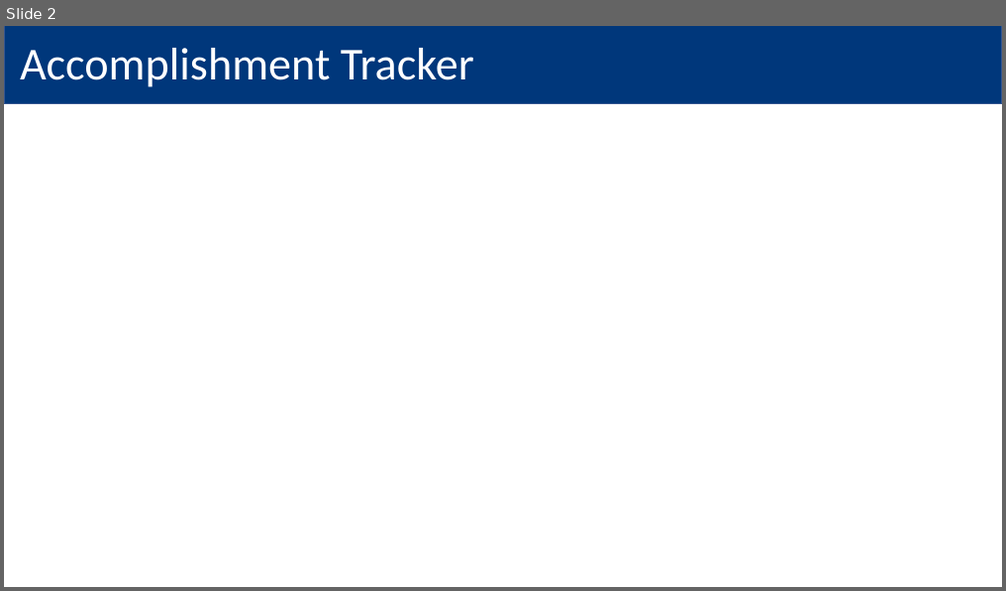
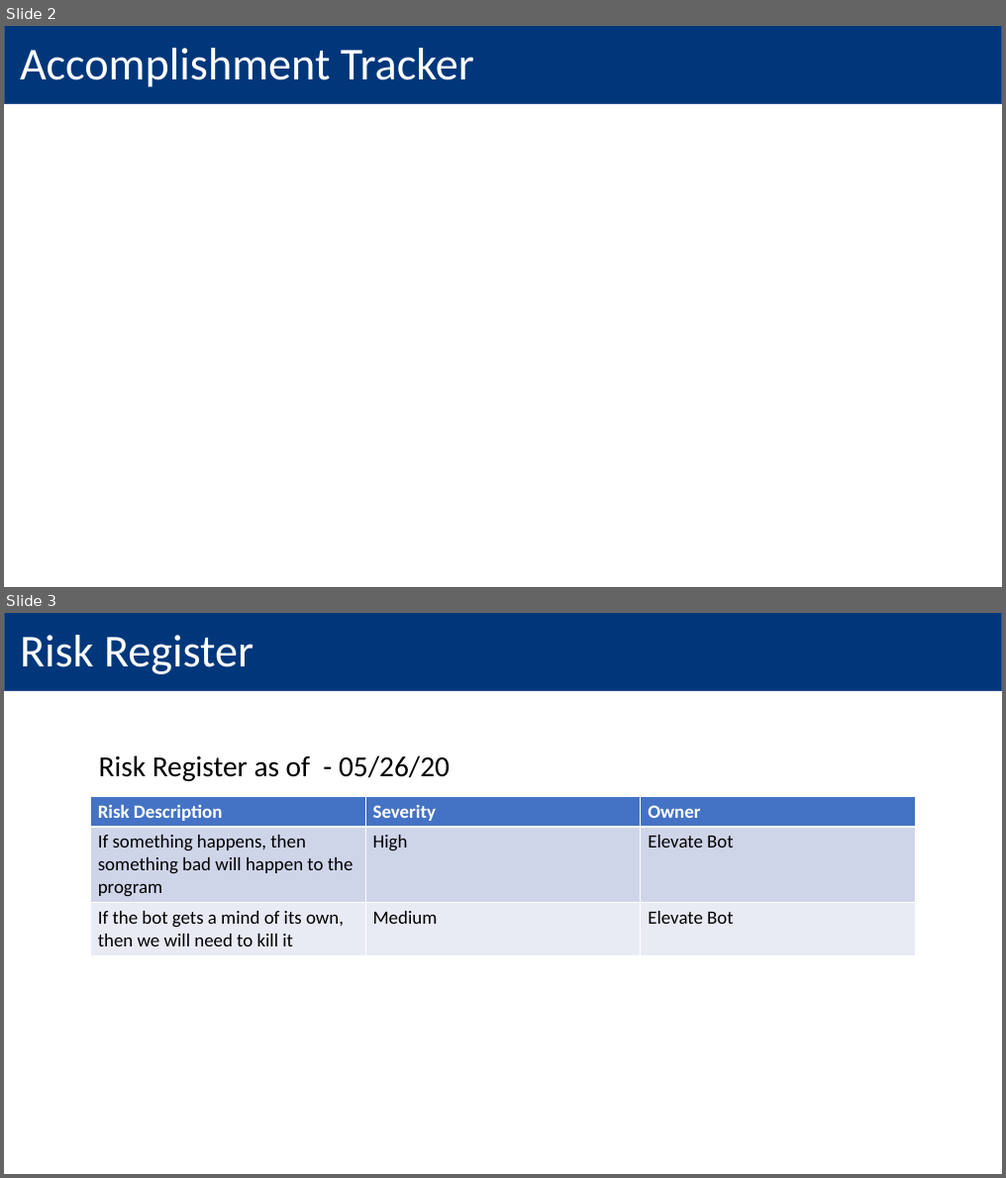
Before and after one commit to MindPetalSoftwareSolutions/VerticalApps_PMO-Bot, a slide deck: Data/Output/Robotic Process Automation PMO.pptx. Shown one above the other, each under a label of ours: slide 2 before the commit, slides 2 and 3 after it. The pictures are 1006x591 and 1006x1178 pixels, drawn with LibreOffice and Linux fonts; fonts in the diff are those of the drawing; background and template pictures are left out. Boxes give left, top, right and bottom in pixels: in the first picture for what was removed or moved away, otherwise in the second. Text is boxed around its words. In the diff, an @@ line names an element or a change of style, - is before the commit and + after.

```diff
--- a/Data/Output/Robotic Process Automation PMO.pptx
+++ b/Data/Output/Robotic Process Automation PMO.pptx
@@ slide 3 added at box(4, 613, 1002, 1174), background #FFFFFF; not listed: 1 template element that a slide beside it also shows @@
@@ title added at box(20, 635, 253, 674), 44 pt, text #FFFFFF @@
+Risk Register
@@ text added at box(99, 756, 450, 781), 28 pt, text #000000 @@
+Risk Register as of - 05/26/20
@@ table added at box(90, 796, 915, 1103), 3 rows, 3 columns @@
+Risk Description | Severity | Owner
+If something happens, then something bad will happen to the program | High | Elevate Bot
+If the bot gets a mind of its own, then we will need to kill it | Medium | Elevate Bot
```
Also in this commit, not shown: 1 slide changed, 1 slide removed, 1 other file.
